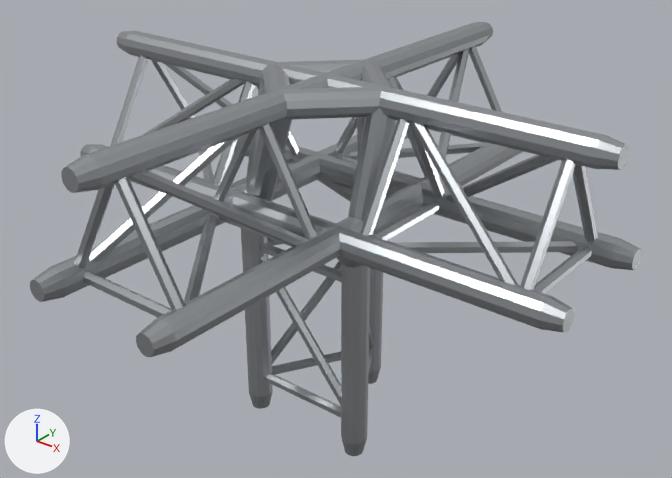
Renders of the glTF model assets/models/truss/truss-3-point-corner-5-way.glb from each side of a commit.
Rendered twice from a 50 mm lens placed at (0.984, -1.204, 0.603), pointed at (0.004, 0.021, -0.156). The lights are fixed; the arrows at lower left show +X, +Y and +Z. The first picture is the older version. Vertices at exactly the same position are counted once.

In view in the first picture: 'end-connectors', 'truss-braces', 'truss-chords'.
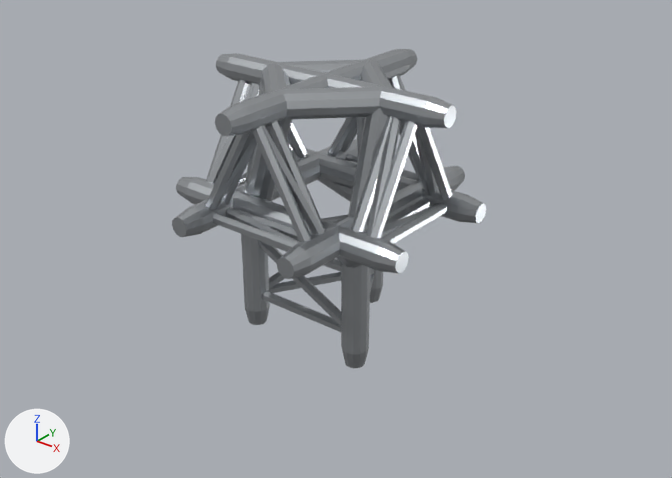
The change, as a diff of the scene's bpy script:
```diff
--- a/assets/models/truss/truss-3-point-corner-5-way.glb.py
+++ b/assets/models/truss/truss-3-point-corner-5-way.glb.py
@@ me_truss_chords @@
-me_truss_chords.from_pydata(...)  # 1131 vertices, 2356 faces; spans x -0.5..0.5, y -0.5..0.5, z -0.5..0.164
+me_truss_chords.from_pydata(...)  # 1131 vertices, 2356 faces; spans x -0.216..0.216, y -0.216..0.216, z -0.302..0.164
+# me_truss_chords part 1: all 39 vertices in x -0.5, y -0.145..0.145, z -0.094..0.164 are moved by (0.284, 0.0, 0.0)
+# me_truss_chords part 2: all 39 vertices in x 0.5, y -0.145..0.145, z -0.094..0.164 are moved by (-0.284, 0.0, 0.0)
+# me_truss_chords part 3: all 39 vertices in x -0.145..0.145, y -0.5, z -0.094..0.164 are moved by (0.0, 0.284, 0.0)
+# me_truss_chords part 4: all 39 vertices in x -0.145..0.145, y 0.5, z -0.094..0.164 are moved by (0.0, -0.284, 0.0)
+# me_truss_chords part 5: all 39 vertices in x -0.145..0.145, y -0.094..0.164, z -0.5 are moved by (0.0, 0.0, 0.198)
 me_truss_chords.materials.append(mat_metal_b8bcc0)
@@ me_end_connectors @@
-me_end_connectors.from_pydata(...)  # 390 vertices, 720 faces; spans x -0.534..0.534, y -0.534..0.534, z -0.534..0.164
+me_end_connectors.from_pydata(...)  # 390 vertices, 720 faces; spans x -0.25..0.25, y -0.25..0.25, z -0.336..0.164
+# me_end_connectors part 6: the loose piece of 26 vertices spanning x -0.534..-0.5, y -0.025..0.025, z 0.114..0.164 is moved by (0.284, 0.0, 0.0)
+# me_end_connectors part 7: the loose piece of 26 vertices spanning x -0.534..-0.5, y -0.145..-0.095, z -0.094..-0.044 is moved by (0.284, 0.0, 0.0)
+# me_end_connectors part 8: the loose piece of 26 vertices spanning x 0.5..0.534, y -0.025..0.025, z 0.114..0.164 is moved by (-0.284, 0.0, 0.0)
+# me_end_connectors part 9: the loose piece of 26 vertices spanning x 0.5..0.534, y -0.145..-0.095, z -0.094..-0.044 is moved by (-0.284, 0.0, 0.0)
+# me_end_connectors part 10: the loose piece of 26 vertices spanning x 0.5..0.534, y 0.095..0.145, z -0.094..-0.044 is moved by (-0.284, 0.0, 0.0)
+# me_end_connectors part 11: the loose piece of 26 vertices spanning x -0.025..0.025, y -0.534..-0.5, z 0.114..0.164 is moved by (0.0, 0.284, 0.0)
+# me_end_connectors part 12: the loose piece of 26 vertices spanning x -0.145..-0.095, y -0.534..-0.5, z -0.094..-0.044 is moved by (0.0, 0.284, 0.0)
+# me_end_connectors part 13: the loose piece of 26 vertices spanning x 0.095..0.145, y -0.534..-0.5, z -0.094..-0.044 is moved by (0.0, 0.284, 0.0)
+# me_end_connectors part 14: the loose piece of 26 vertices spanning x -0.025..0.025, y 0.5..0.534, z 0.114..0.164 is moved by (0.0, -0.284, 0.0)
+# me_end_connectors part 15: the loose piece of 26 vertices spanning x 0.095..0.145, y 0.5..0.534, z -0.094..-0.044 is moved by (0.0, -0.284, 0.0)
+# me_end_connectors part 16: the loose piece of 26 vertices spanning x -0.025..0.025, y 0.114..0.164, z -0.534..-0.5 is moved by (0.0, 0.0, 0.198)
+# me_end_connectors part 17: the loose piece of 26 vertices spanning x -0.145..-0.095, y -0.094..-0.044, z -0.534..-0.5 is moved by (0.0, 0.0, 0.198)
+# me_end_connectors part 18: the loose piece of 26 vertices spanning x 0.095..0.145, y -0.094..-0.044, z -0.534..-0.5 is moved by (0.0, 0.0, 0.198)
+# other edits to the shape of me_end_connectors do not show in these pictures
 me_end_connectors.materials.append(mat_metal_b8bcc0)
@@ me_truss_braces @@
-me_truss_braces.from_pydata(...)  # 566 vertices, 1080 faces; spans x -0.469..0.469, y -0.469..0.469, z -0.47..0.147
+me_truss_braces.from_pydata(...)  # 566 vertices, 1080 faces; spans x -0.196..0.196, y -0.196..0.196, z -0.282..0.144
+# me_truss_braces part 19: 566 of 566 vertices moved; they spanned x -0.469..0.469, y -0.469..0.469, z -0.47..0.147 and now span x -0.196..0.196, y -0.196..0.196, z -0.282..0.144; mean shift (0.0, 0.0, 0.02)
 me_truss_braces.materials.append(mat_metal_b8bcc0)
```

Boxes [x1, y1, x2, y2] around the edits, measured in the pictures (672 x 478 px; the box of a moved part takes in the faces that stretch with it):
'truss-chords', reshaped (51% narrower, 28% shorter): before [51, 22, 621, 444]; after [186, 49, 467, 354]
'truss-braces', reshaped (53% narrower, 31% shorter): before [75, 46, 598, 418]; after [205, 75, 452, 332]
'end-connectors', reshaped (49% narrower, 26% shorter): before [30, 22, 641, 456]; after [172, 49, 486, 368]
part 1 of me_truss_chords, moved or reshaped: before [89, 31, 318, 198]; after [186, 53, 318, 204]
part 2 of me_truss_chords, moved or reshaped: before [338, 86, 621, 329]; after [338, 86, 467, 271]
part 3 of me_truss_chords, moved or reshaped: before [51, 90, 340, 351]; after [188, 90, 340, 274]
part 4 of me_truss_chords, moved or reshaped: before [318, 22, 524, 189]; after [318, 49, 459, 191]
part 5 of me_truss_chords, moved or reshaped: before [241, 228, 383, 444]; after [241, 234, 383, 354]
part 6 of me_end_connectors, moved or reshaped: before [117, 31, 132, 54]; after [216, 53, 235, 78]
part 7 of me_end_connectors, moved or reshaped: before [80, 144, 100, 156]; after [176, 177, 199, 200]
part 8 of me_end_connectors, moved or reshaped: before [593, 135, 629, 170]; after [423, 97, 456, 128]
part 9 of me_end_connectors, moved or reshaped: before [538, 296, 574, 333]; after [375, 241, 409, 273]
part 10 of me_end_connectors, moved or reshaped: before [610, 239, 641, 270]; after [457, 195, 486, 223]
part 11 of me_end_connectors, moved or reshaped: before [61, 155, 103, 193]; after [215, 104, 250, 136]
part 12 of me_end_connectors, moved or reshaped: before [30, 267, 66, 302]; after [172, 208, 204, 237]
part 13 of me_end_connectors, moved or reshaped: before [136, 318, 176, 357]; after [277, 246, 312, 279]
part 14 of me_end_connectors, moved or reshaped: before [480, 22, 493, 41]; after [401, 49, 417, 73]
part 15 of me_end_connectors, moved or reshaped (not visible before): after [443, 166, 465, 188]
part 16 of me_end_connectors, moved or reshaped: before [368, 367, 381, 384]; after [370, 285, 383, 303]
part 17 of me_end_connectors, moved or reshaped: before [249, 391, 273, 409]; after [245, 306, 270, 325]
part 18 of me_end_connectors, moved or reshaped: before [342, 438, 367, 456]; after [342, 350, 368, 368]
